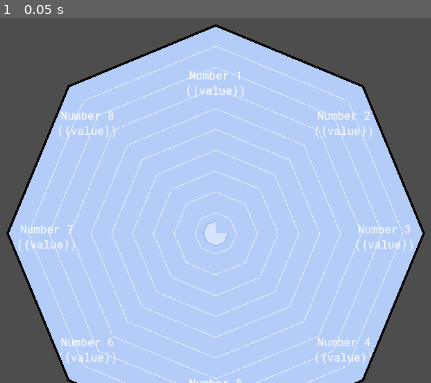
Above: before the commit, frame 1.
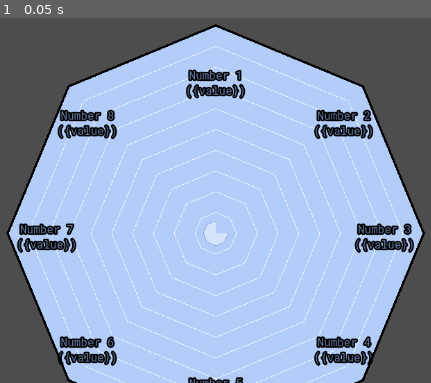
Above: after the commit, the same moment.

Repository: TheLsbt/godot_radar_graph
Game: Godot game, scene res://src/debug.tscn
Two runs of this game, one before a commit and one after it. Both use one fixed random seed, a clock stepped at 60 frames per second and the inputs below. The project has no main scene, so this scene is started directly.
Inputs:
- Up to frame 1 (0.05 s): no input

The runs differ from the first frame. In frame 1, 5.3% of the frame differs, in the area x 3-97%, y 13-100%.

Commit message:
Added Font outlines

Diff:
--- a/src/debug.tscn
+++ b/src/debug.tscn
@@ -68,6 +68,8 @@
 step = 0.2
 rounded = true
 font = ExtResource("3_kfrwk")
+font_color = Color(0.390598, 0.47869, 0.630208, 1)
+font_outline_size = 9
 title_seperation = -100.0
 background_color = Color(0.705058, 0.802439, 0.972596, 1)
 background_outline_width = 3.22
--- a/src/radar_graph.gd
+++ b/src/radar_graph.gd
@@ -92,6 +92,14 @@
 @export var font_color := Color.WHITE:
 	set(value):
 		font_color = value
+		queue_redraw()
+@export var font_outline_color := Color.BLACK:
+	set(value):
+		font_outline_color = value
+		queue_redraw()
+@export var font_outline_size := 0:
+	set(value):
+		font_outline_size = value
 		queue_redraw()
 ## Scales the distance from the center of the graph, can be negative to decrese the distance.
 @export var title_seperation: float = 8:
@@ -575,8 +583,15 @@
 		var first_line_size := font.get_string_size(
 			title.get_slice("\n", 0), HORIZONTAL_ALIGNMENT_CENTER, rect.size.x, font_size)
 		var font_position := rect.position + Vector2(0, first_line_size.y)
+		if font_outline_size > 0 and font_outline_color.a > 0:
+			draw_multiline_string_outline(
+				font, font_position, title, HORIZONTAL_ALIGNMENT_CENTER, rect.size.x, font_size,
+				-1, font_outline_size, font_outline_color
+			)
 		draw_multiline_string(
-			font, font_position, title, HORIZONTAL_ALIGNMENT_CENTER, rect.size.x, font_size)
+			font, font_position, title, HORIZONTAL_ALIGNMENT_CENTER, rect.size.x, font_size, -1,
+			font_color)
+
 
 #endregion
 
